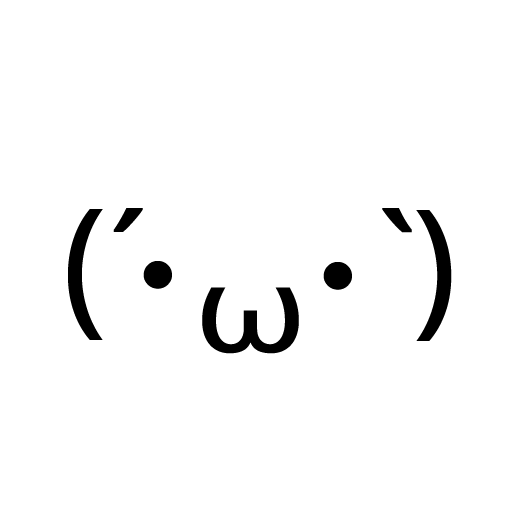
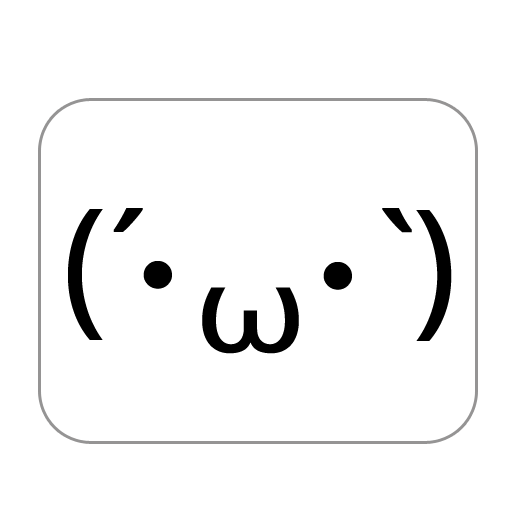
Layers edited between the first and the second 512px x 512px image:
added layer "图层 1" above "背景" over [41, 101, 475, 441]
